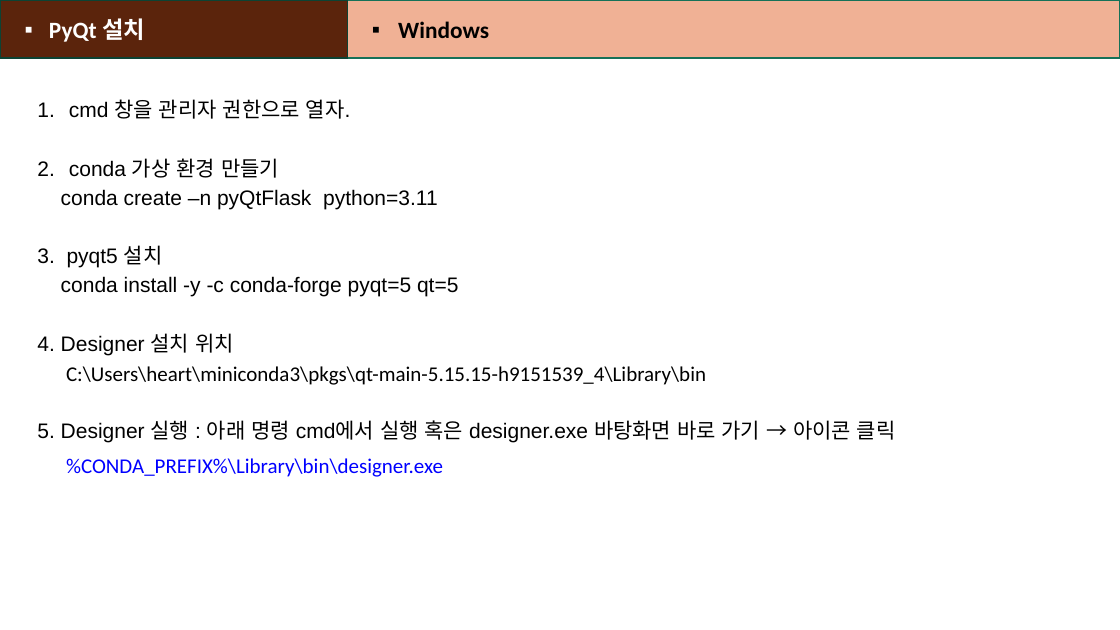
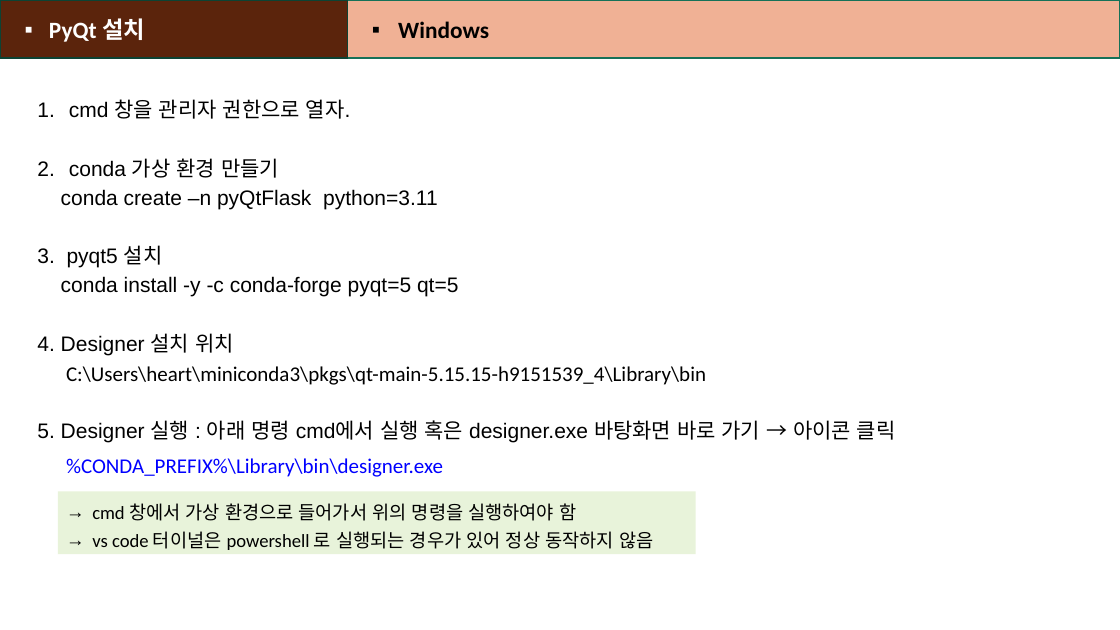
Before and after one commit to heartcom/Linux-Program, a slide deck: slide 11 of 2_Rpi_GPIO_DHT11_PyQt.pptx. Drawn at 1120x630 pixels with LibreOffice and Linux fonts; fonts in the diff are those of the drawing. Boxes give left, top, right and bottom in pixels: in the first picture for what was removed or moved away, otherwise in the second. Text is boxed around its words. In the diff, an @@ line names an element or a change of style, - is before the commit and + after.

```diff
--- a/2_Rpi_GPIO_DHT11_PyQt.pptx
+++ b/2_Rpi_GPIO_DHT11_PyQt.pptx
@@ rectangle added at box(58, 492, 696, 555), fill #E8F3DA, 16 pt, text #000000 @@
+→ cmd 창에서 가상 환경으로 들어가서 위의 명령을 실행하여야 함
+→ vs code 터이널은 powershell 로 실행되는 경우가 있어 정상 동작하지 않음
```
Also in this commit, not shown: 11 other slides changed, 29 slides added, 1 other file.
